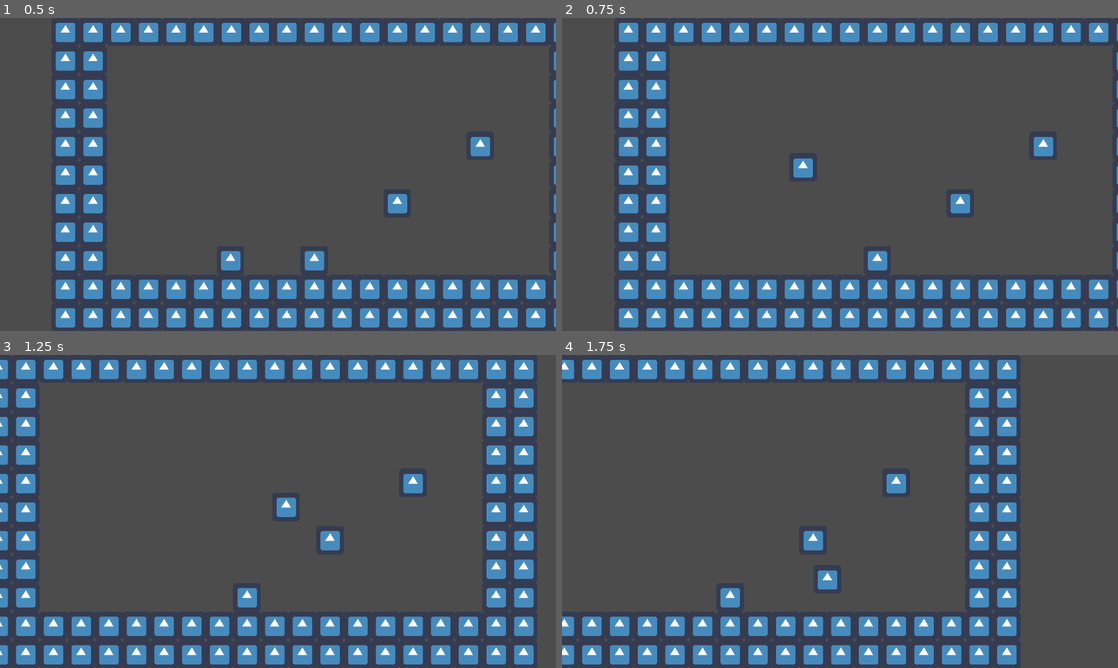
Above: before the commit, frames 1-4 (two rows, left to right).
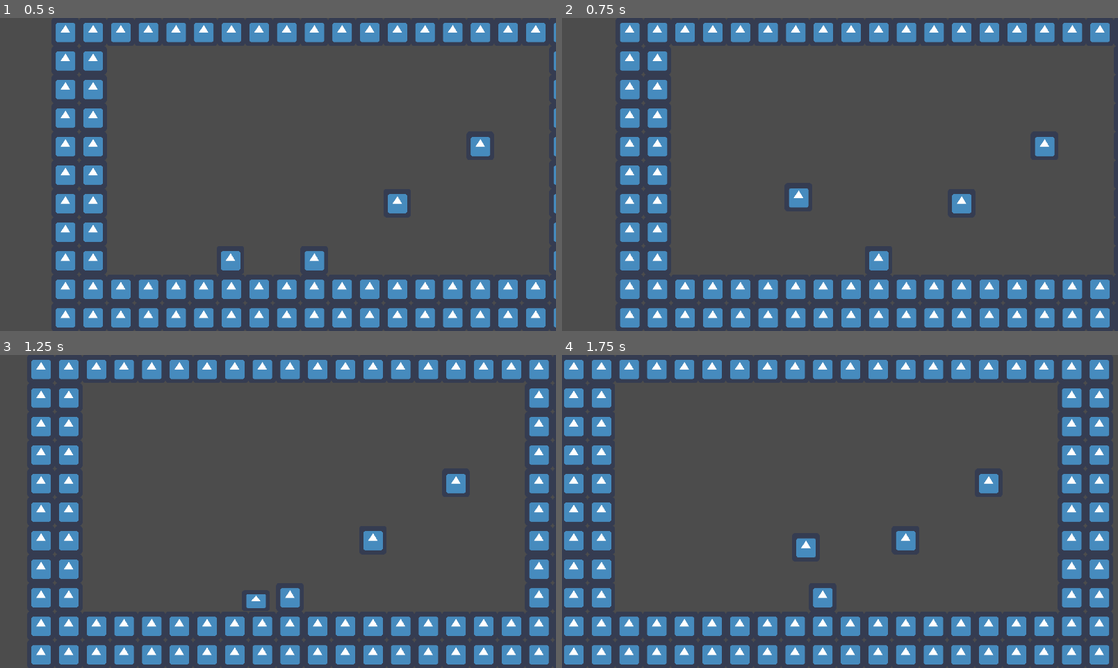
Above: after the commit, the same moments.

Repository: Haerezis/gmtk-gamejam-2022
Game: Godot game, scene res://scenes/test.tscn
Two runs of this game, one before a commit and one after it. Both use one fixed random seed, a clock stepped at 60 frames per second and the inputs below. Before the commit the project has no main scene; this scene is started directly in both runs. The engine's default icon, where the game draws it, is replaced by a stand-in: a white triangle on a blue panel in a dark square.
Inputs:
- Up to frame 1 (0.5 s): no input
- Up to frame 2 (0.75 s): hold D (right) from 0.53 s (still down); hold Space (jump) from 0.53 s (still down)
- Up to frame 3 (1.25 s): keep holding D (right); keep holding Space (jump)
- Up to frame 4 (1.75 s): keep holding D (right); release Space (jump) at 1.28 s; tap Space (jump) at 1.35, 1.52 s

Frame 1 is identical in both runs. In frame 2, 4.3% of the frame differs, in the area x 10-100%, y 1-99%; in frame 3, 23%; in frame 4, 25%, in the area x 0-99%, y 1-99%.

Commit message:
Tuned jump code
Changed jump velocity formula to the proper one, also added ability to short jump by releasing the jump button before reaching the max jump height

Diff:
--- a/common/scripts/player.gd
+++ b/common/scripts/player.gd
@@ -9,6 +9,7 @@
 export var deaccel = 40 * 90
 export var maxspeed = 400
 export var jump = 150
+export var shortjumpadjustment = 4
 export var gravity = 100 * 60
 export var airspeedmodifer = 2
 export var turnspeed = 100
@@ -33,11 +34,13 @@
 	else :
 		if is_on_floor():
 			velocity.x = move_toward(velocity.x,0,deaccel * delta * 2.5)
-	if Input.is_action_pressed("jump") and is_on_floor():
+	if Input.is_action_just_pressed("jump") and is_on_floor(): # Changed to just_pressed so player doesn't keep kumping while holding jump key
 		$AnimationPlayer.play("jump")
-		velocity.y -= sqrt(gravity) * jump * 2
+		velocity.y -= sqrt(gravity * jump * 2) # fixed this to proper formula
 	if not is_on_floor() :
 		velocity.y += gravity * delta
+	if not is_on_floor() and velocity.y < 0 and Input.is_action_just_released("jump") :
+		velocity.y += abs(velocity.y) / shortjumpadjustment
 	if prevdir != dir and is_on_floor():
 		velocity.x = 0 + dir.x * turnspeed
 	prevdir = dir
--- a/project.godot
+++ b/project.godot
@@ -11,7 +11,7 @@
 [application]
 
 config/name="gmtk-gamejam-2022"
-run/main_scene="res://ui/Start.tscn"
+run/main_scene="res://scenes/test.tscn"
 config/icon="res://icon.png"
 
 [display]
--- a/scenes/test.tscn
+++ b/scenes/test.tscn
@@ -43,8 +43,10 @@
 [node name="KinematicBody2D" parent="." instance=ExtResource( 2 )]
 position = Vector2( 286, 256 )
 maxspeed = 750
-jump = 12
+jump = 160
+shortjumpadjustment = 5
 gravity = 3000
+airspeedmodifer = 5
 turnspeed = 0
 
 [node name="TileMap" type="TileMap" parent="."]
